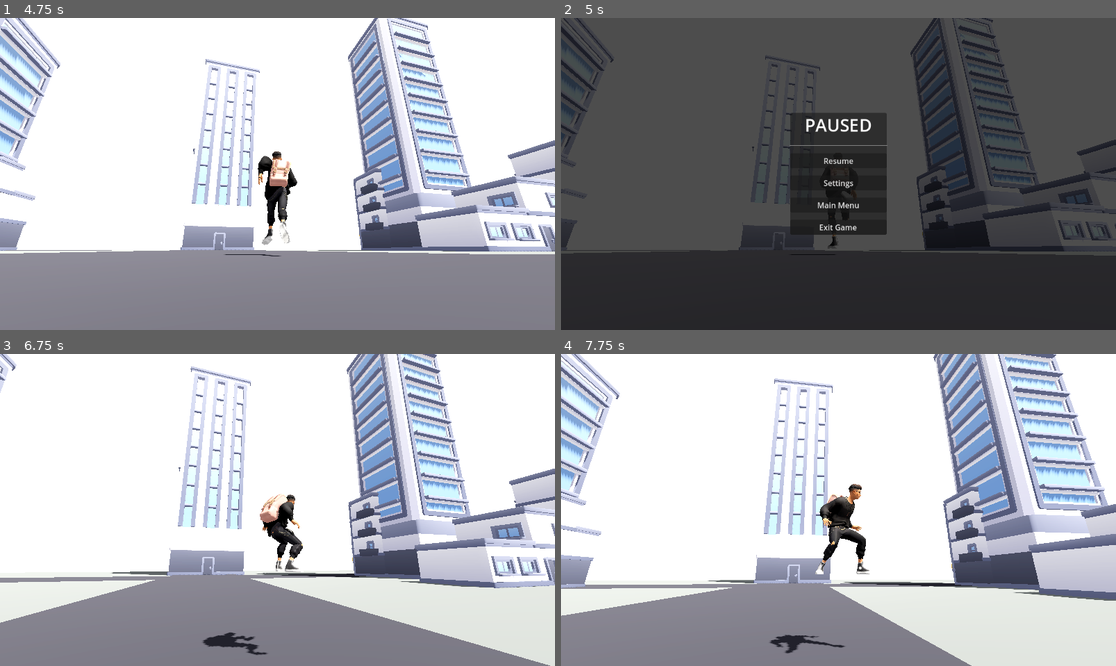
Above: before the commit, frames 1-4 (two rows, left to right).
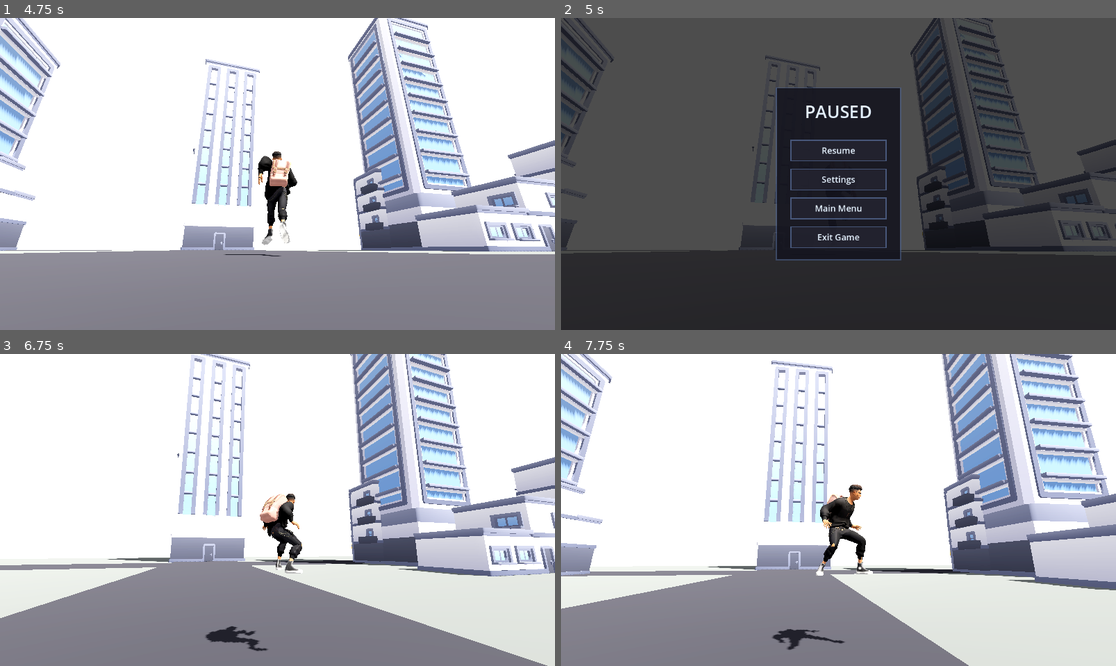
Above: after the commit, the same moments.

Repository: yassernamez03/Cyberethics
Game: Godot game, scene res://scenes/ui/main_menu.tscn
Same seed, same stepped clock (60 frames per second), same inputs: the game is played once before the commit and once after it.
Inputs (mouse positions are in pixels of both pictures, inside the frame that each line leads up to):
- Up to frame 1 (4.75 s): click "New Game" at 0.5 s; tap Enter at 1.25 s; move the mouse to (305, 174) at 1.27 s; hold W (move_forward) from 1.28 s (still down); right-click (305, 174) at 1.35 s; click (305, 174) at 1.42 s; tap Space (jump) at 1.52, 2.27, 3.77, 4.52 s; move the mouse to (249, 174) at 2.02 s; click (249, 174) at 2.1 s; move the mouse to (288, 167) at 2.77 s; hold Ctrl (crouch) 2.78-3.53 s; move the mouse to (271, 180) at 3.52 s; tap E (interact) at 3.6 s; click (271, 180) at 3.67 s; move the mouse to (316, 177) at 4.27 s; hold Shift (sprint) from 4.28 s (still down)
- Up to frame 2 (5 s): keep holding W (move_forward); keep holding Shift (sprint); tap Escape (pause) at 4.9 s
- Up to frame 3 (6.75 s): move the mouse to (111, 463) at 5.02 s; release W (move_forward) at 5.03 s; release Shift (sprint) at 5.03 s; hold A (move_left) 5.03-5.75 s; tap T at 5.1 s; tap Space (jump) at 5.27, 6.5 s; click "Resume" at 5.75 s; move the mouse to (283, 510) at 6.52 s; hold W (move_forward) from 6.53 s (still down); tap F at 6.6 s; click (283, 510) at 6.67 s
- Up to frame 4 (7.75 s): move the mouse to (816, 503) at 7.27 s; release W (move_forward) at 7.28 s; hold D (move_right) from 7.28 s (still down); right-click (816, 503) at 7.35 s; tap Space (jump) at 7.52 s

Frame 1 is identical in both runs. In frame 2, 6.3% of the frame differs, in the area x 38-62%, y 22-78%; in frame 3, 23%; in frame 4, 26%, in the area x 0-100%, y 0-100%.

Commit message:
Pause Menu

Diff:
--- a/scenes/ui/pause_menu.tscn
+++ b/scenes/ui/pause_menu.tscn
@@ -1,6 +1,70 @@
-[gd_scene load_steps=2 format=3 uid="uid://pause_menu"]
+[gd_scene load_steps=7 format=3 uid="uid://pause_menu"]
 
 [ext_resource type="Script" path="res://scripts/ui/pause_menu.gd" id="1_pause"]
+
+[sub_resource type="StyleBoxFlat" id="StyleBoxFlat_normal"]
+bg_color = Color(0.15, 0.15, 0.2, 0.7)
+border_width_left = 2
+border_width_top = 2
+border_width_right = 2
+border_width_bottom = 2
+border_color = Color(0.4, 0.5, 0.7, 0.6)
+corner_radius_left = 8
+corner_radius_top = 8
+corner_radius_right = 8
+corner_radius_bottom = 8
+
+[sub_resource type="StyleBoxFlat" id="StyleBoxFlat_hover"]
+bg_color = Color(0.2, 0.3, 0.5, 0.85)
+border_width_left = 2
+border_width_top = 2
+border_width_right = 2
+border_width_bottom = 2
+border_color = Color(0.5, 0.7, 1.0, 0.9)
+corner_radius_left = 8
+corner_radius_top = 8
+corner_radius_right = 8
+corner_radius_bottom = 8
+
+[sub_resource type="StyleBoxFlat" id="StyleBoxFlat_pressed"]
+bg_color = Color(0.1, 0.2, 0.4, 0.9)
+border_width_left = 2
+border_width_top = 2
+border_width_right = 2
+border_width_bottom = 2
+border_color = Color(0.6, 0.8, 1.0, 1.0)
+corner_radius_left = 8
+corner_radius_top = 8
+corner_radius_right = 8
+corner_radius_bottom = 8
+
+[sub_resource type="StyleBoxFlat" id="StyleBoxFlat_focus"]
+bg_color = Color(0.15, 0.15, 0.2, 0.7)
+border_width_left = 2
+border_width_top = 2
+border_width_right = 2
+border_width_bottom = 2
+border_color = Color(0.6, 0.8, 1.0, 0.8)
+corner_radius_left = 8
+corner_radius_top = 8
+corner_radius_right = 8
+corner_radius_bottom = 8
+
+[sub_resource type="StyleBoxFlat" id="StyleBoxFlat_panel"]
+bg_color = Color(0.08, 0.08, 0.12, 0.9)
+border_width_left = 2
+border_width_top = 2
+border_width_right = 2
+border_width_bottom = 2
+border_color = Color(0.3, 0.4, 0.6, 0.5)
+corner_radius_left = 12
+corner_radius_top = 12
+corner_radius_right = 12
+corner_radius_bottom = 12
+content_margin_left = 30.0
+content_margin_top = 25.0
+content_margin_right = 30.0
+content_margin_bottom = 25.0
 
 [node name="PauseMenu" type="Control"]
 process_mode = 3
@@ -26,6 +90,7 @@
 
 [node name="PanelContainer" type="PanelContainer" parent="CenterContainer"]
 layout_mode = 2
+theme_override_styles/panel = SubResource("StyleBoxFlat_panel")
 
 [node name="VBoxContainer" type="VBoxContainer" parent="CenterContainer/PanelContainer"]
 layout_mode = 2
@@ -33,6 +98,7 @@
 
 [node name="Title" type="Label" parent="CenterContainer/PanelContainer/VBoxContainer"]
 layout_mode = 2
+theme_override_colors/font_color = Color(0.9, 0.95, 1, 1)
 theme_override_font_sizes/font_size = 36
 text = "PAUSED"
 horizontal_alignment = 1
@@ -41,20 +107,55 @@
 layout_mode = 2
 
 [node name="ResumeButton" type="Button" parent="CenterContainer/PanelContainer/VBoxContainer"]
-custom_minimum_size = Vector2(200, 0)
+custom_minimum_size = Vector2(200, 45)
 layout_mode = 2
+theme_override_colors/font_color = Color(0.9, 0.95, 1, 1)
+theme_override_colors/font_hover_color = Color(1, 1, 1, 1)
+theme_override_colors/font_pressed_color = Color(0.7, 0.85, 1, 1)
+theme_override_font_sizes/font_size = 18
+theme_override_styles/normal = SubResource("StyleBoxFlat_normal")
+theme_override_styles/hover = SubResource("StyleBoxFlat_hover")
+theme_override_styles/pressed = SubResource("StyleBoxFlat_pressed")
+theme_override_styles/focus = SubResource("StyleBoxFlat_focus")
 text = "Resume"
 
 [node name="SettingsButton" type="Button" parent="CenterContainer/PanelContainer/VBoxContainer"]
+custom_minimum_size = Vector2(200, 45)
 layout_mode = 2
+theme_override_colors/font_color = Color(0.9, 0.95, 1, 1)
+theme_override_colors/font_hover_color = Color(1, 1, 1, 1)
+theme_override_colors/font_pressed_color = Color(0.7, 0.85, 1, 1)
+theme_override_font_sizes/font_size = 18
+theme_override_styles/normal = SubResource("StyleBoxFlat_normal")
+theme_override_styles/hover = SubResource("StyleBoxFlat_hover")
+theme_override_styles/pressed = SubResource("StyleBoxFlat_pressed")
+theme_override_styles/focus = SubResource("StyleBoxFlat_focus")
 text = "Settings"
 
 [node name="MainMenuButton" type="Button" parent="CenterContainer/PanelContainer/VBoxContainer"]
+custom_minimum_size = Vector2(200, 45)
 layout_mode = 2
+theme_override_colors/font_color = Color(0.9, 0.95, 1, 1)
+theme_override_colors/font_hover_color = Color(1, 1, 1, 1)
+theme_override_colors/font_pressed_color = Color(0.7, 0.85, 1, 1)
+theme_override_font_sizes/font_size = 18
+theme_override_styles/normal = SubResource("StyleBoxFlat_normal")
+theme_override_styles/hover = SubResource("StyleBoxFlat_hover")
+theme_override_styles/pressed = SubResource("StyleBoxFlat_pressed")
+theme_override_styles/focus = SubResource("StyleBoxFlat_focus")
 text = "Main Menu"
 
 [node name="ExitButton" type="Button" parent="CenterContainer/PanelContainer/VBoxContainer"]
+custom_minimum_size = Vector2(200, 45)
 layout_mode = 2
+theme_override_colors/font_color = Color(0.9, 0.95, 1, 1)
+theme_override_colors/font_hover_color = Color(1, 1, 1, 1)
+theme_override_colors/font_pressed_color = Color(0.7, 0.85, 1, 1)
+theme_override_font_sizes/font_size = 18
+theme_override_styles/normal = SubResource("StyleBoxFlat_normal")
+theme_override_styles/hover = SubResource("StyleBoxFlat_hover")
+theme_override_styles/pressed = SubResource("StyleBoxFlat_pressed")
+theme_override_styles/focus = SubResource("StyleBoxFlat_focus")
 text = "Exit Game"
 
 [connection signal="pressed" from="CenterContainer/PanelContainer/VBoxContainer/ResumeButton" to="." method="_on_resume_pressed"]
